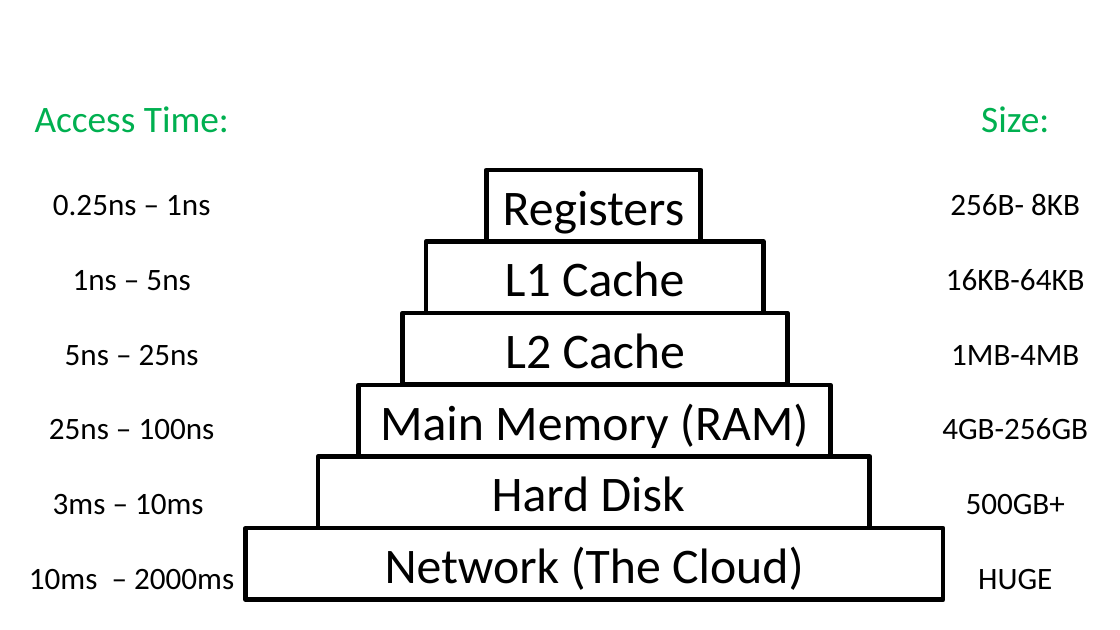
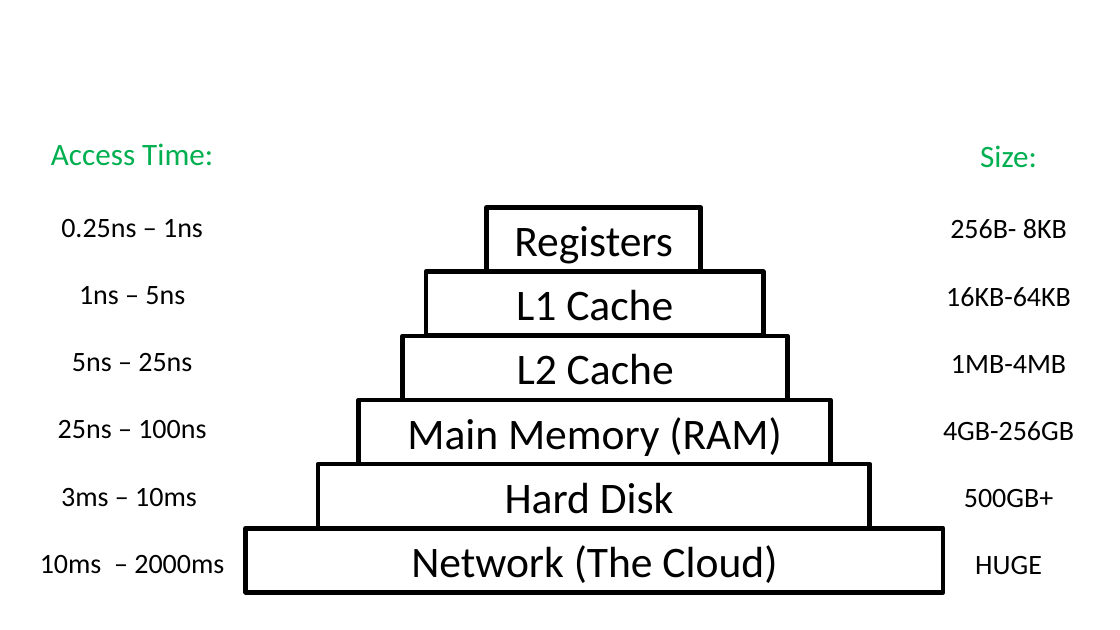
Before and after one commit to niemasd/Data-Structures-Textbook, a slide deck: slide 1 of figures/Chapter 3 - Tree Structures/3.8 - B-Trees.pptx. Drawn at 1120x630 pixels with LibreOffice and Linux fonts; fonts in the diff are those of the drawing. Boxes give left, top, right and bottom in pixels: in the first picture for what was removed or moved away, otherwise in the second. Text is boxed around its words. In the diff, an @@ line names an element or a change of style, - is before the commit and + after.

```diff
--- a/figures/Chapter 3 - Tree Structures/3.8 - B-Trees.pptx
+++ b/figures/Chapter 3 - Tree Structures/3.8 - B-Trees.pptx
@@ text "Access Time:" moved from (x1=29, y1=106, x2=234, y2=590) to (x1=40, y1=143, x2=224, y2=574) @@
@@ text "Access Time:" at (x1=40, y1=143, x2=224, y2=574): size 24 to 20 pt in "Access Time:"; size 20 to 18 pt in "0.25ns – 1ns", "1ns – 5ns", "5ns – 25ns", "25ns – 100ns" and 2 more places @@
@@ text "Size:" moved from (x1=942, y1=106, x2=1088, y2=590) to (x1=943, y1=145, x2=1074, y2=575) @@
@@ text "Size:" at (x1=943, y1=145, x2=1074, y2=575): size 24 to 20 pt in "Size:"; size 20 to 18 pt in "256B- 8KB", "16KB-64KB", "1MB-4MB", "4GB-256GB" and 2 more places @@
@@ size 32 to 28 pt in 6 elements at (x1=318, y1=464, x2=870, y2=528), (x1=245, y1=529, x2=943, y2=592), (x1=358, y1=400, x2=830, y2=464), (x1=403, y1=336, x2=788, y2=400), (x1=426, y1=272, x2=763, y2=336), (x1=486, y1=207, x2=701, y2=271) @@
@@ rectangle "Registers" resized from (x1=486, y1=170, x2=701, y2=242) to (x1=486, y1=207, x2=701, y2=271) @@
@@ rectangle "L1 Cache" resized from (x1=426, y1=242, x2=763, y2=314) to (x1=426, y1=272, x2=763, y2=336) @@
@@ rectangle "L2 Cache" resized from (x1=403, y1=314, x2=788, y2=385) to (x1=403, y1=336, x2=788, y2=400) @@
@@ rectangle "Main Memory (RAM)" resized from (x1=358, y1=385, x2=830, y2=457) to (x1=358, y1=400, x2=830, y2=464) @@
@@ rectangle "Hard Disk" resized from (x1=318, y1=457, x2=870, y2=529) to (x1=318, y1=464, x2=870, y2=528) @@
@@ rectangle "Network (The Cloud)" resized from (x1=245, y1=529, x2=943, y2=600) to (x1=245, y1=529, x2=943, y2=592) @@
```
Also in this commit, not shown: 3 other slides changed, 4 slides removed, 29 other files.
